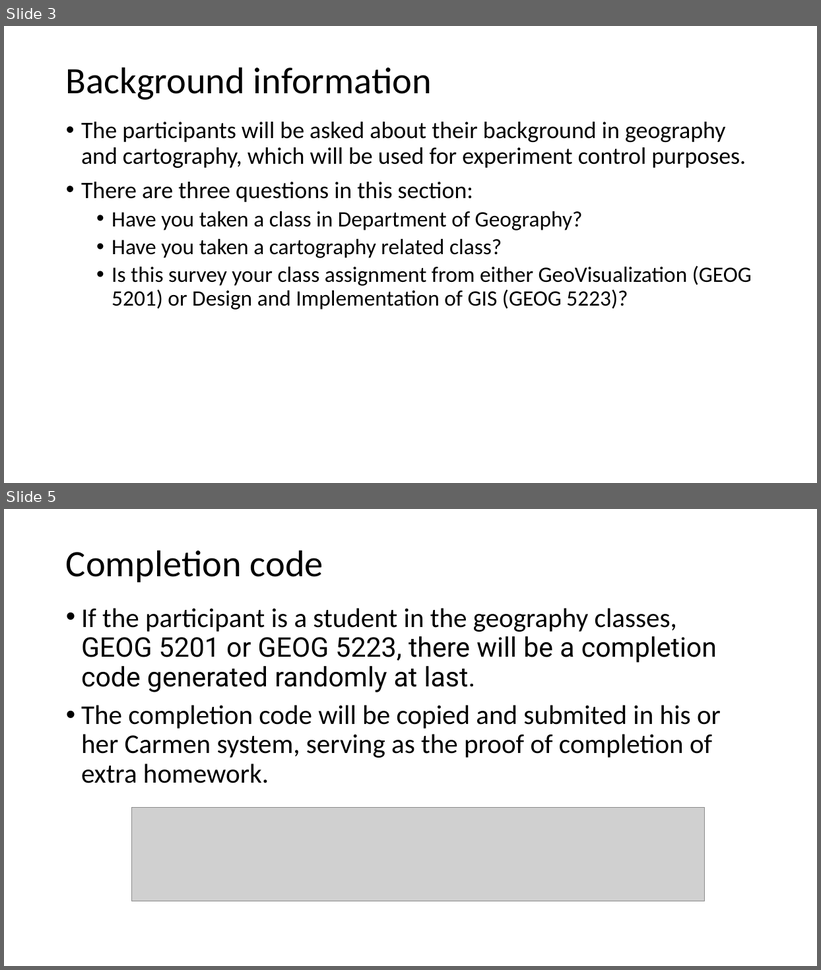
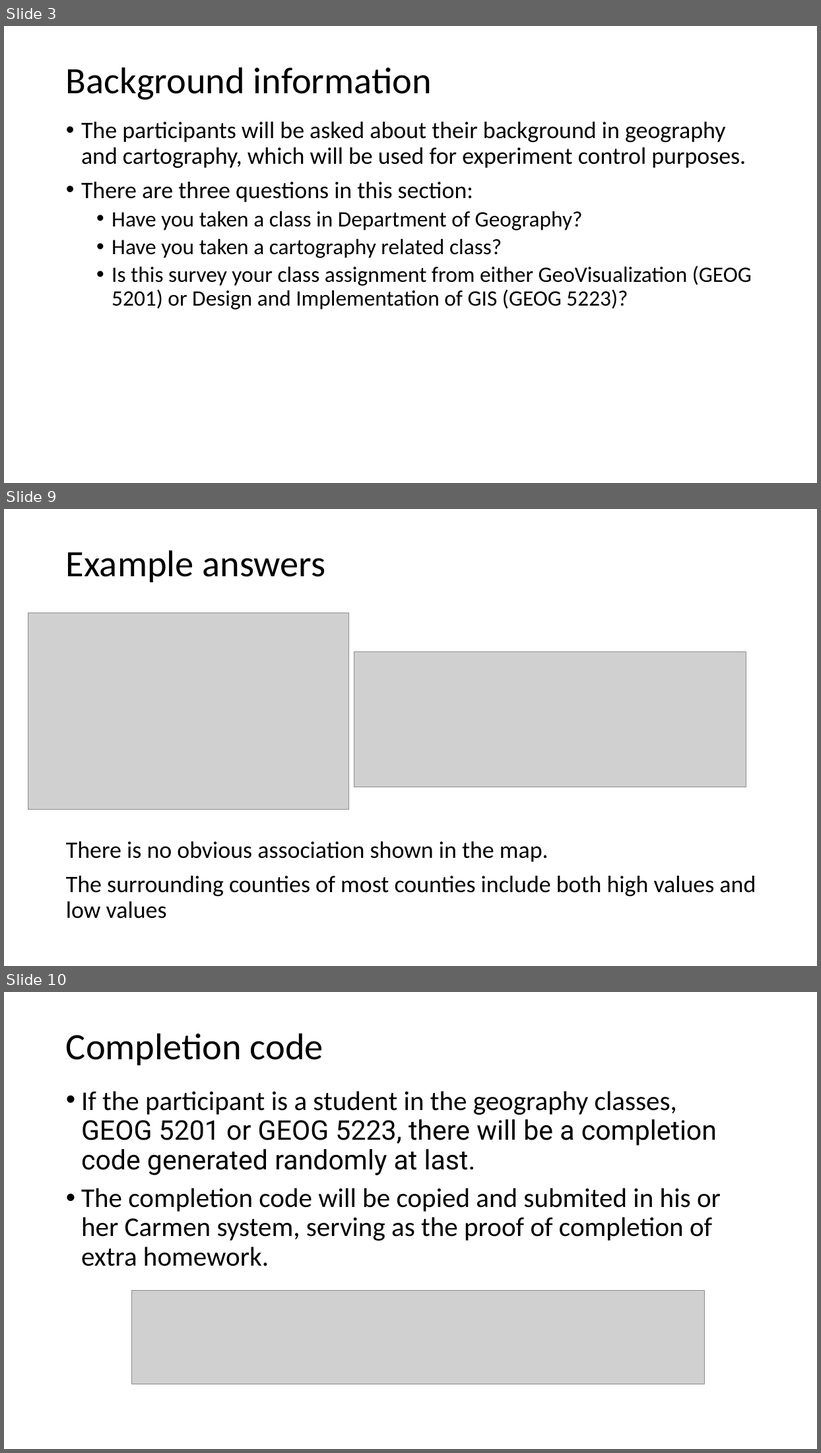
Before and after one commit to JialinLiOSU/choroColorRead, a slide deck: irb/Documents/Instructions - ScreenShots.pptx. Shown one above the other, each under a label of ours: slides 3 and 5 before the commit, slides 3, 9 and 10 after it; the slides between them are not shown. The pictures are 821x970 and 821x1453 pixels, drawn with LibreOffice and Linux fonts; fonts in the diff are those of the drawing; grey boxes stand for pictures. Boxes give left, top, right and bottom in pixels: in the first picture for what was removed or moved away, otherwise in the second. Text is boxed around its words. In the diff, an @@ line names an element or a change of style, - is before the commit and + after.

```diff
--- a/irb/Documents/Instructions - ScreenShots.pptx
+++ b/irb/Documents/Instructions - ScreenShots.pptx
@@ slide 9 added at bbox=[4, 509, 817, 966], background #FFFFFF @@
@@ title added at bbox=[66, 550, 325, 582], 44 pt, text #000000 @@
+Example answers
@@ picture added at bbox=[28, 613, 349, 810] @@
@@ picture added at bbox=[354, 652, 746, 788] @@
@@ text added at bbox=[66, 842, 756, 919], 28 pt, text #000000 @@
+There is no obvious association shown in the map.
+The surrounding counties of most counties include both high values and low values
@@ what was slide 5 is now slide 10 @@
```
Also in this commit, not shown: 2 slides changed, 4 other slides added, 8 other files.
